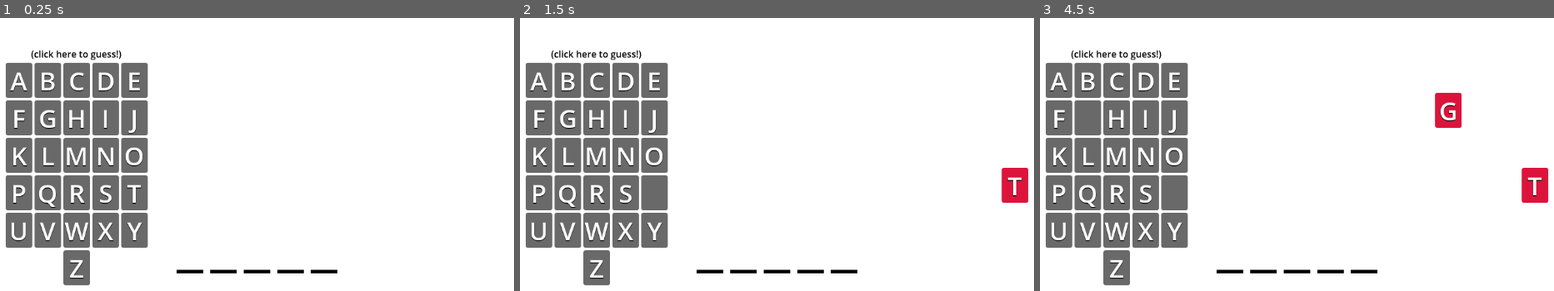
Above: before the commit, frames 1-3 (left to right).
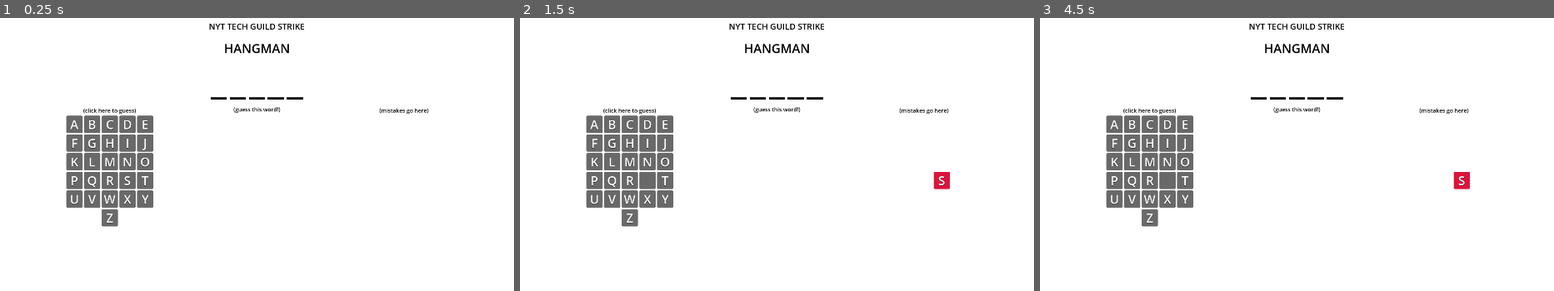
Above: after the commit, the same moments.

Repository: hnelken/techguild-strikeman
Game: Godot game, scene res://game.tscn
The game is run twice, just before and just after one commit, with the same random seed, the same clock (stepped at 60 frames per second) and the same inputs.
Inputs (mouse positions are in pixels of both pictures, inside the frame that each line leads up to):
- Up to frame 1 (0.25 s): no input
- Up to frame 2 (1.5 s): tap Enter at 0.5, 1.25 s; move the mouse to (920, 149) at 0.52 s; click (920, 149) at 0.67 s; move the mouse to (643, 184) at 1.27 s; click (643, 184) at 1.42 s
- Up to frame 3 (4.5 s): tap Enter every 0.75 s from 2 to 4.25 s; move the mouse to (1363, 83) at 2.02 s; click (1363, 83) at 2.17 s; move the mouse to (1266, 241) at 2.77 s; click (1266, 241) at 2.92 s; move the mouse to (1497, 222) at 3.52 s; click (1497, 222) at 3.67 s; move the mouse to (1096, 110) at 4.27 s; click (1096, 110) at 4.42 s

The runs differ from the first frame. In frame 1, 16% of the frame differs, in the area x 1-84%, y 1-98%; in frame 2, 16%; in frame 3, 17%, in the area x 1-99%, y 1-98%.

Commit message:
improved layout

Diff:
--- a/game.tscn
+++ b/game.tscn
@@ -1,8 +1,9 @@
-[gd_scene load_steps=5 format=3 uid="uid://bfa3o3pwpxc48"]
+[gd_scene load_steps=6 format=3 uid="uid://bfa3o3pwpxc48"]
 
 [ext_resource type="Script" path="res://game.gd" id="1_gp2fx"]
 [ext_resource type="PackedScene" uid="uid://bsy2xp26fkwy2" path="res://word_container.tscn" id="2_0vspn"]
 [ext_resource type="PackedScene" uid="uid://c2lfsrgg2yg77" path="res://letter_list.tscn" id="2_gc47r"]
+[ext_resource type="Theme" uid="uid://d3ofljg7iynf2" path="res://game_theme.tres" id="3_yd5n8"]
 
 [sub_resource type="StyleBoxFlat" id="StyleBoxFlat_3yu34"]
 bg_color = Color(1, 1, 1, 1)
@@ -36,7 +37,7 @@
 layout_mode = 2
 size_flags_horizontal = 3
 theme_override_constants/margin_left = 44
-theme_override_constants/margin_right = 44
+theme_override_constants/margin_right = 58
 
 [node name="HBoxContainer" type="HBoxContainer" parent="CanvasLayer/Background/HBoxContainer/InputLetterListContainer/MarginContainer"]
 layout_mode = 2
@@ -50,15 +51,15 @@
 [node name="VBoxContainer" type="VBoxContainer" parent="CanvasLayer/Background/HBoxContainer/InputLetterListContainer/MarginContainer/HBoxContainer"]
 layout_mode = 2
 
-[node name="Label" type="Label" parent="CanvasLayer/Background/HBoxContainer/InputLetterListContainer/MarginContainer/HBoxContainer/VBoxContainer"]
+[node name="HintLabel" type="Label" parent="CanvasLayer/Background/HBoxContainer/InputLetterListContainer/MarginContainer/HBoxContainer/VBoxContainer"]
 layout_mode = 2
 theme_override_colors/font_color = Color(0, 0, 0, 1)
-text = "(click here to guess!)"
+text = "(click here to guess)"
 horizontal_alignment = 1
 
 [node name="InputLetterList" parent="CanvasLayer/Background/HBoxContainer/InputLetterListContainer/MarginContainer/HBoxContainer/VBoxContainer" instance=ExtResource("2_gc47r")]
 unique_name_in_owner = true
-custom_minimum_size = Vector2(250, 0)
+custom_minimum_size = Vector2(275, 0)
 layout_mode = 2
 
 [node name="BottomSpacing" type="Control" parent="CanvasLayer/Background/HBoxContainer/InputLetterListContainer"]
@@ -67,7 +68,7 @@
 size_flags_stretch_ratio = 1.5
 
 [node name="MiddleContainer" type="VBoxContainer" parent="CanvasLayer/Background/HBoxContainer"]
-custom_minimum_size = Vector2(250, 0)
+custom_minimum_size = Vector2(450, 0)
 layout_mode = 2
 size_flags_stretch_ratio = 2.0
 alignment = 1
@@ -75,17 +76,68 @@
 [node name="TopSpacing" type="Control" parent="CanvasLayer/Background/HBoxContainer/MiddleContainer"]
 layout_mode = 2
 size_flags_vertical = 3
-size_flags_stretch_ratio = 1.5
+size_flags_stretch_ratio = 0.3
+
+[node name="Title" type="Label" parent="CanvasLayer/Background/HBoxContainer/MiddleContainer"]
+custom_minimum_size = Vector2(250, 0)
+layout_mode = 2
+size_flags_vertical = 3
+size_flags_stretch_ratio = 0.1
+theme = ExtResource("3_yd5n8")
+theme_override_colors/font_color = Color(0, 0, 0, 1)
+theme_override_font_sizes/font_size = 24
+text = "NYT TECH GUILD STRIKE"
+horizontal_alignment = 1
+autowrap_mode = 2
+
+[node name="Subtitle" type="Label" parent="CanvasLayer/Background/HBoxContainer/MiddleContainer"]
+custom_minimum_size = Vector2(250, 0)
+layout_mode = 2
+size_flags_vertical = 3
+size_flags_stretch_ratio = 0.2
+theme = ExtResource("3_yd5n8")
+theme_override_colors/font_color = Color(0, 0, 0, 1)
+theme_override_font_sizes/font_size = 36
+text = "HANGMAN"
+horizontal_alignment = 1
+vertical_alignment = 1
+autowrap_mode = 2
+
+[node name="TitleSpacing" type="Control" parent="CanvasLayer/Background/HBoxContainer/MiddleContainer"]
+layout_mode = 2
+size_flags_vertical = 3
+size_flags_stretch_ratio = 0.05
 
 [node name="WordContainer" parent="CanvasLayer/Background/HBoxContainer/MiddleContainer" instance=ExtResource("2_0vspn")]
 unique_name_in_owner = true
 layout_mode = 2
+size_flags_stretch_ratio = 0.25
 currentWord = "Solidarity"
+
+[node name="HintLabel" type="Label" parent="CanvasLayer/Background/HBoxContainer/MiddleContainer"]
+layout_mode = 2
+size_flags_stretch_ratio = 0.5
+theme_override_colors/font_color = Color(0, 0, 0, 1)
+text = "(guess this word!)"
+horizontal_alignment = 1
+
+[node name="MiddleSpacing" type="Control" parent="CanvasLayer/Background/HBoxContainer/MiddleContainer"]
+layout_mode = 2
+size_flags_vertical = 3
+size_flags_stretch_ratio = 1.5
+
+[node name="ColorRect" type="ColorRect" parent="CanvasLayer/Background/HBoxContainer/MiddleContainer/MiddleSpacing"]
+layout_mode = 1
+anchors_preset = 15
+anchor_right = 1.0
+anchor_bottom = 1.0
+grow_horizontal = 2
+grow_vertical = 2
 
 [node name="BottomSpacing" type="Control" parent="CanvasLayer/Background/HBoxContainer/MiddleContainer"]
 layout_mode = 2
 size_flags_vertical = 3
-size_flags_stretch_ratio = 0.25
+size_flags_stretch_ratio = 0.3
 
 [node name="WrongLetterListContainer" type="VBoxContainer" parent="CanvasLayer/Background/HBoxContainer"]
 layout_mode = 2
@@ -99,19 +151,28 @@
 [node name="MarginContainer" type="MarginContainer" parent="CanvasLayer/Background/HBoxContainer/WrongLetterListContainer"]
 layout_mode = 2
 size_flags_horizontal = 3
-theme_override_constants/margin_left = 44
+theme_override_constants/margin_left = 58
 theme_override_constants/margin_right = 44
 
 [node name="HBoxContainer" type="HBoxContainer" parent="CanvasLayer/Background/HBoxContainer/WrongLetterListContainer/MarginContainer"]
 layout_mode = 2
 
-[node name="WrongLetterList" parent="CanvasLayer/Background/HBoxContainer/WrongLetterListContainer/MarginContainer/HBoxContainer" instance=ExtResource("2_gc47r")]
+[node name="VBoxContainer" type="VBoxContainer" parent="CanvasLayer/Background/HBoxContainer/WrongLetterListContainer/MarginContainer/HBoxContainer"]
+layout_mode = 2
+
+[node name="Label" type="Label" parent="CanvasLayer/Background/HBoxContainer/WrongLetterListContainer/MarginContainer/HBoxContainer/VBoxContainer"]
+layout_mode = 2
+theme_override_colors/font_color = Color(0, 0, 0, 1)
+text = "(mistakes go here)"
+horizontal_alignment = 1
+
+[node name="WrongLetterList" parent="CanvasLayer/Background/HBoxContainer/WrongLetterListContainer/MarginContainer/HBoxContainer/VBoxContainer" instance=ExtResource("2_gc47r")]
 unique_name_in_owner = true
-custom_minimum_size = Vector2(250, 0)
+custom_minimum_size = Vector2(275, 0)
 layout_mode = 2
 listType = 1
 
-[node name="LeftSpacing" type="Control" parent="CanvasLayer/Background/HBoxContainer/WrongLetterListContainer/MarginContainer/HBoxContainer"]
+[node name="RightSpacing" type="Control" parent="CanvasLayer/Background/HBoxContainer/WrongLetterListContainer/MarginContainer/HBoxContainer"]
 layout_mode = 2
 size_flags_horizontal = 3
 size_flags_vertical = 3
--- a/game_theme.tres
+++ b/game_theme.tres
@@ -1,4 +1,7 @@
-[gd_resource type="Theme" format=3 uid="uid://d3ofljg7iynf2"]
+[gd_resource type="Theme" load_steps=2 format=3 uid="uid://d3ofljg7iynf2"]
+
+[sub_resource type="SystemFont" id="SystemFont_u8jg2"]
 
 [resource]
-Label/font_sizes/font_size = 44
+Label/font_sizes/font_size = 36
+Label/fonts/font = SubResource("SystemFont_u8jg2")
--- a/letter.tscn
+++ b/letter.tscn
@@ -23,7 +23,7 @@
 layout_mode = 2
 mouse_filter = 0
 theme = ExtResource("1_0nqdm")
-text = "    "
+text = "     "
 
 [node name="Background" type="Panel" parent="EmptySpace"]
 unique_name_in_owner = true
@@ -55,8 +55,8 @@
 anchor_top = 0.5
 anchor_right = 1.0
 anchor_bottom = 0.5
-offset_top = -44.0
-offset_bottom = 44.0
+offset_top = -26.0
+offset_bottom = 26.0
 grow_horizontal = 2
 grow_vertical = 2
 mouse_filter = 0
--- a/letter_list.gd
+++ b/letter_list.gd
@@ -30,8 +30,9 @@
 func setup() -> void:
 	letterModels = []
 	for child in get_children():
-		remove_child(child)
-		child.queue_free()
+		if child is Letter:
+			remove_child(child)
+			child.queue_free()
 
 	for letter in "ABCDEFGHIJKLMNOPQRSTUVWXYZ":
 		var letterModel = _letterModelForLetter(letter)
--- a/project.godot
+++ b/project.godot
@@ -15,6 +15,11 @@
 config/features=PackedStringArray("4.2", "GL Compatibility")
 config/icon="res://icon.svg"
 
+[display]
+
+window/size/viewport_width=1920
+window/size/viewport_height=1080
+
 [rendering]
 
 renderer/rendering_method="gl_compatibility"
--- a/word_container.tscn
+++ b/word_container.tscn
@@ -15,7 +15,7 @@
 grow_vertical = 2
 size_flags_horizontal = 3
 size_flags_vertical = 3
-theme_override_constants/separation = 12
+theme_override_constants/separation = 8
 alignment = 1
 script = ExtResource("1_ilu1p")
 letterScene = ExtResource("2_4fd2j")
